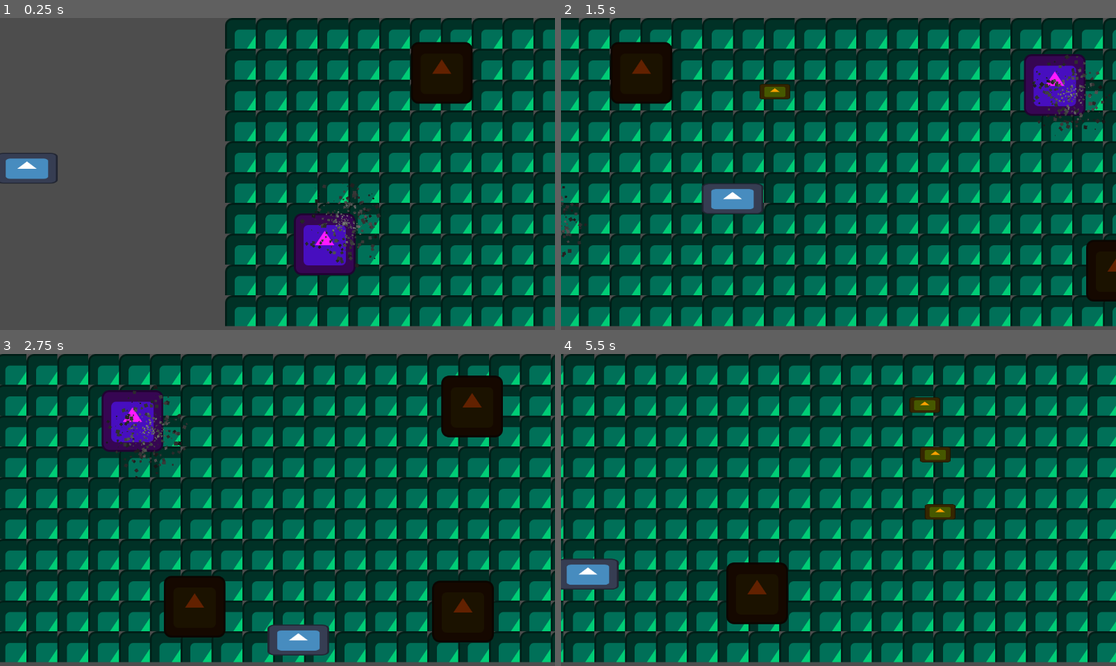
Above: before the commit, frames 1-4 (two rows, left to right).
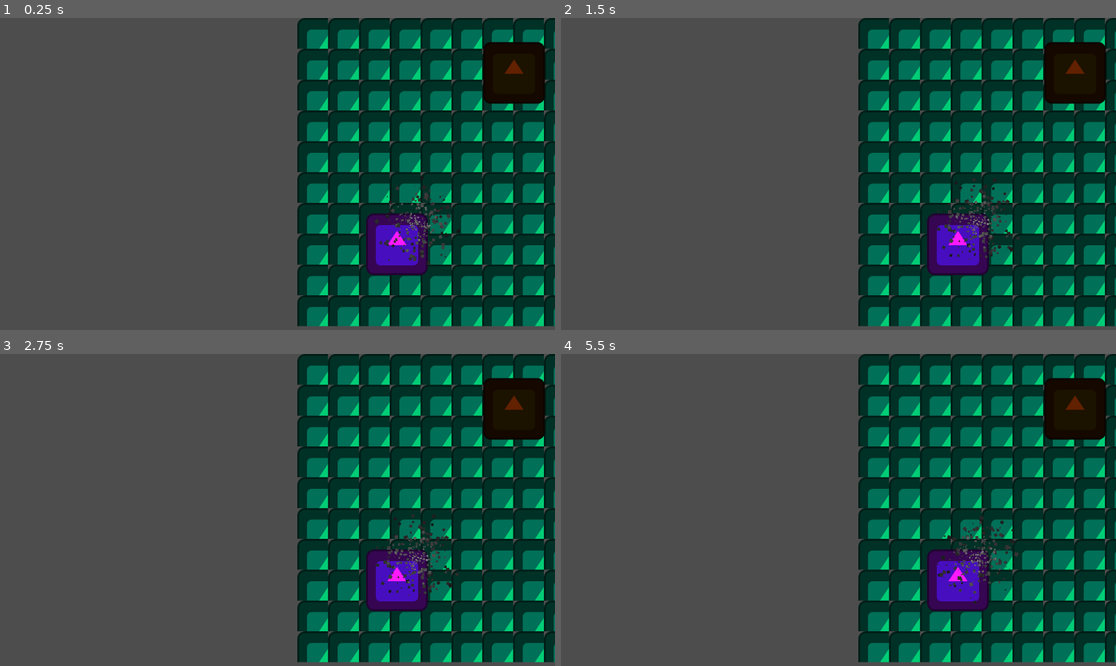
Above: after the commit, the same moments.

Repository: UHSGDC/alfred-the-dipping-bird
Game: Godot game, scene res://tests/minigame_tester.tscn
Same seed, same stepped clock (60 frames per second), same inputs: the game is played once before the commit and once after it. Before the commit the project starts from res://scenes/chicago/chicago_minigame.tscn. The engine's default icon, where the game draws it, is replaced by a stand-in: a white triangle on a blue panel in a dark square.
Inputs:
- Up to frame 1 (0.25 s): no input
- Up to frame 2 (1.5 s): tap Enter (minigame_tester_reinstance) at 0.5, 1.35 s; hold D (right) 0.53-1.28 s; hold Backspace (minigame_tester_end) 0.53-1.28 s; hold S (down) from 1.28 s (still down)
- Up to frame 3 (2.75 s): release S (down) at 2.03 s; hold D (right) from 2.03 s (still down); hold Backspace (minigame_tester_end) from 2.03 s (still down)
- Up to frame 4 (5.5 s): release D (right) at 2.78 s; release Backspace (minigame_tester_end) at 2.78 s; hold W (up) 2.78-3.53 s; tap Enter (minigame_tester_reinstance) at 2.85, 4.35 s; hold Backspace (minigame_tester_end) 3.53-4.28 s; hold A (left) 3.53-5.03 s; hold S (down) from 5.03 s (still down); hold Backspace (minigame_tester_end) from 5.03 s (still down)

The runs differ from the first frame. In frame 1, 41% of the frame differs, in the area x 0-100%, y 0-99%; in frame 2, 64%; in frame 3, 74%; in frame 4, 80%.

Commit message:
Export related changes

Diff:
--- a/project.godot
+++ b/project.godot
@@ -11,7 +11,7 @@
 [application]
 
 config/name="alfred-the-dipping-bird"
-run/main_scene="res://scenes/chicago/chicago_minigame.tscn"
+run/main_scene="res://tests/minigame_tester.tscn"
 config/features=PackedStringArray("4.2", "Forward Plus")
 config/icon="res://icon.svg"
 
--- a/tests/minigame_tester.tscn
+++ b/tests/minigame_tester.tscn
@@ -1,6 +1,8 @@
-[gd_scene load_steps=2 format=3 uid="uid://do012aisnubw"]
+[gd_scene load_steps=3 format=3 uid="uid://do012aisnubw"]
 
 [ext_resource type="Script" path="res://tests/minigame_tester.gd" id="1_8jcs1"]
+[ext_resource type="PackedScene" uid="uid://d05kqnx5bfvhh" path="res://scenes/chicago/chicago_minigame.tscn" id="2_1a7kc"]
 
 [node name="MinigameTester" type="Node2D"]
 script = ExtResource("1_8jcs1")
+minigame_scene = ExtResource("2_1a7kc")
Not shown, added: export_presets.cfg
